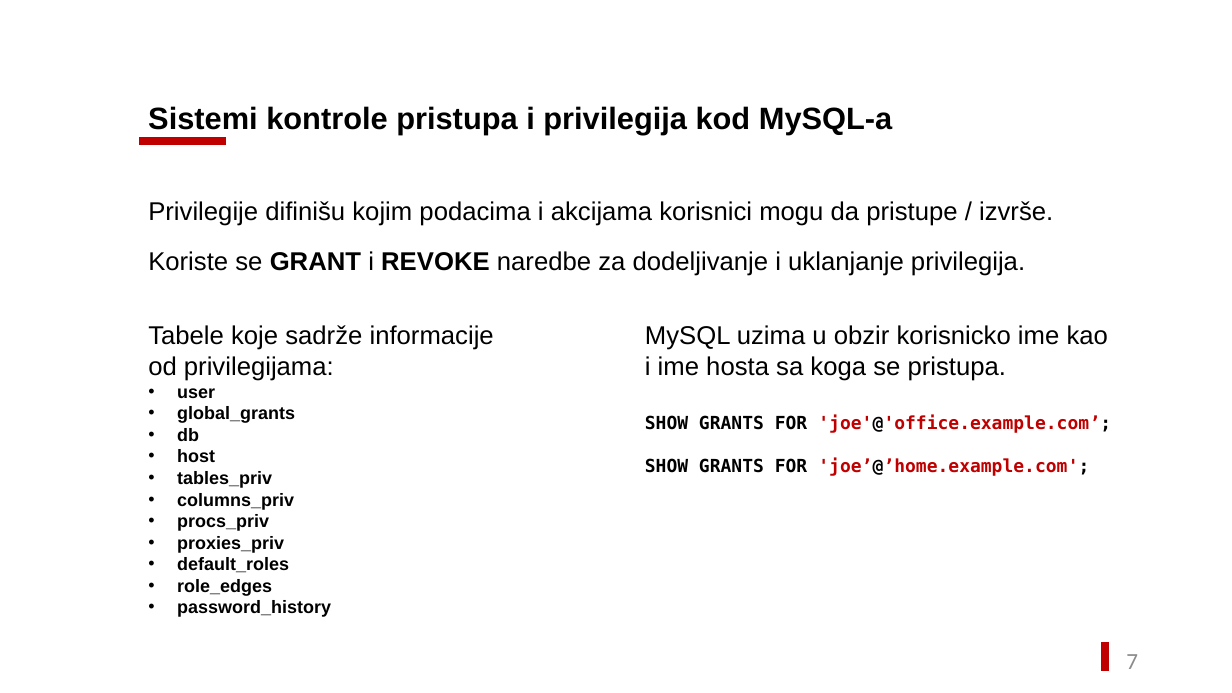
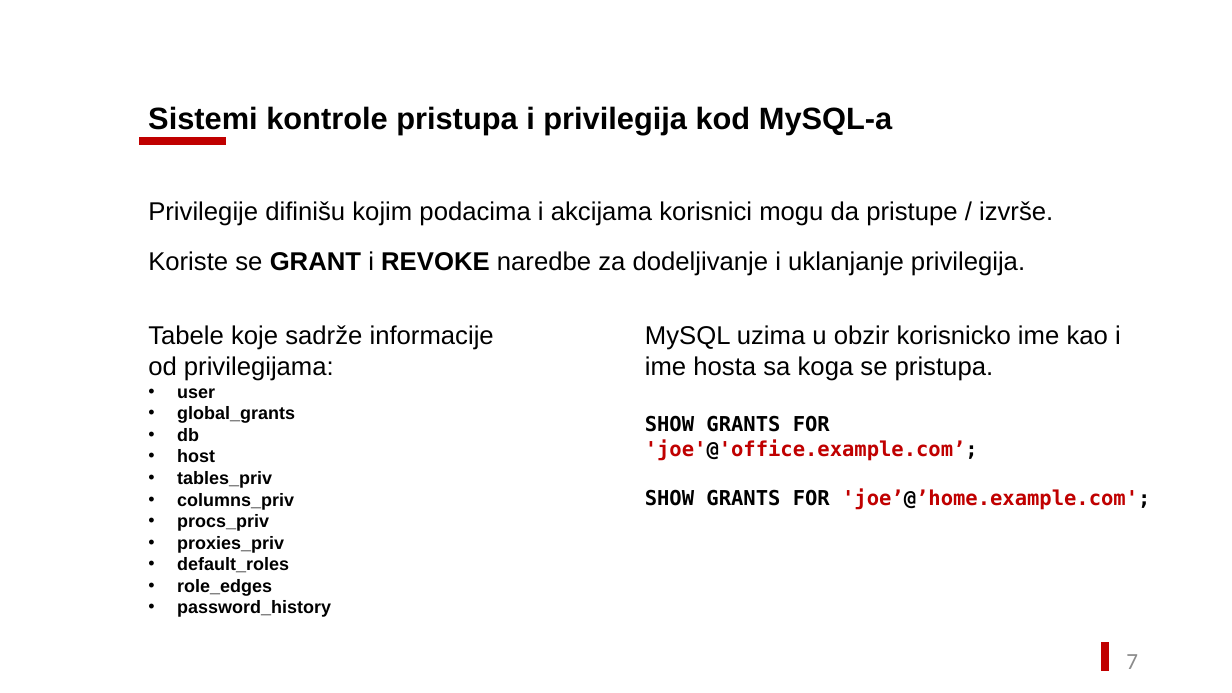
Before and after one commit to mixy98e/Sistemi-Baza-Podataka-Seminarski, a slide deck: slide 8 of Seminarski Rad 2/Milan Stankovic 1407 - Sistemi za upravljanje bazama podataka.pptx. Drawn at 1232x693 pixels with LibreOffice and Linux fonts; fonts in the diff are those of the drawing. Boxes give left, top, right and bottom in pixels: in the first picture for what was removed or moved away, otherwise in the second. Text is boxed around its words. In the diff, an @@ line names an element or a change of style, - is before the commit and + after.

```diff
--- a/Seminarski Rad 2/Milan Stankovic 1407 - Sistemi za upravljanje bazama podataka.pptx
+++ b/Seminarski Rad 2/Milan Stankovic 1407 - Sistemi za upravljanje bazama podataka.pptx
@@ text at (x1=645, y1=415, x2=1150, y2=510): size 14 to 16 pt in "SHOW GRANTS FOR 'joe'@'office.example.com’;", "SHOW GRANTS FOR 'joe’@’home.example.com';" @@
```
Also in this commit, not shown: 2 other slides changed, 1 other file.
